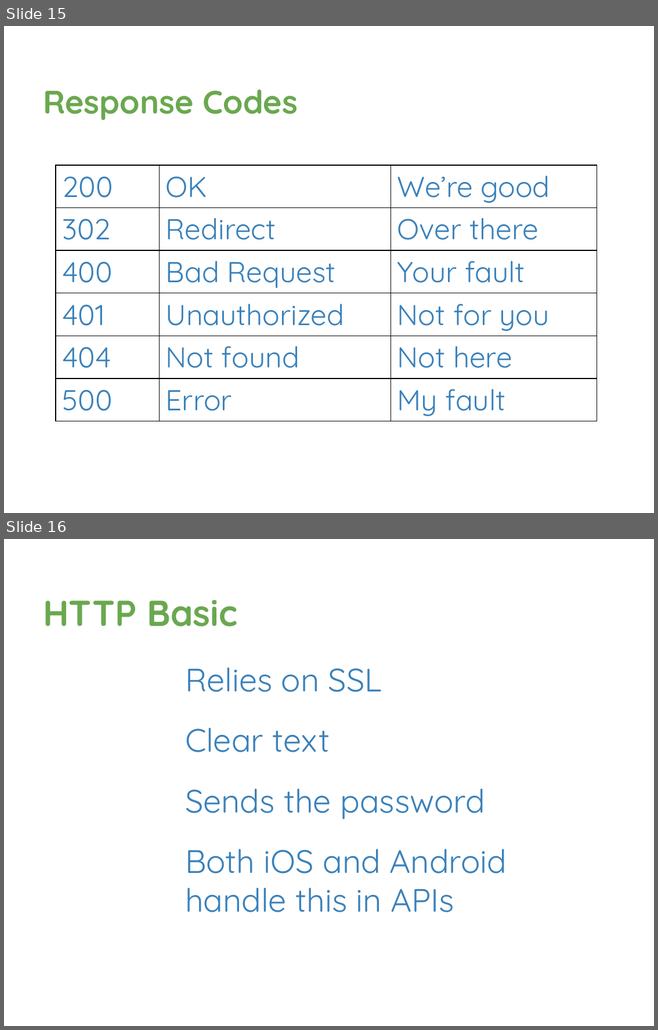
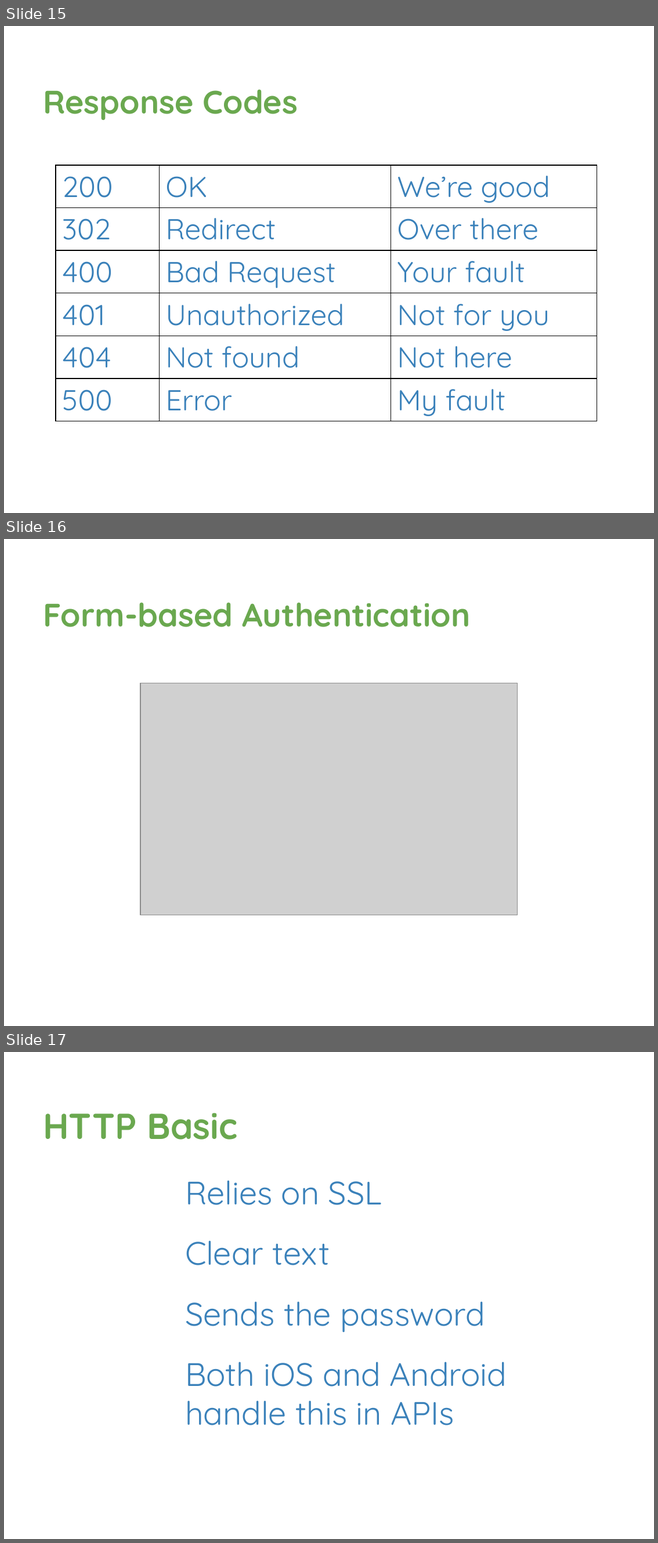
Before and after one commit to davetrux/gdgmidevfest-2017, a slide deck: MobileAuthWebWorld.pptx. Shown one above the other, each under a label of ours: slides 15 and 16 before the commit, slides 15, 16 and 17 after it. The pictures are 658x1030 and 658x1543 pixels, drawn with LibreOffice and Linux fonts; fonts in the diff are those of the drawing; grey boxes stand for pictures; background and template pictures are left out. Boxes give left, top, right and bottom in pixels: in the first picture for what was removed or moved away, otherwise in the second. Text is boxed around its words. In the diff, an @@ line names an element or a change of style, - is before the commit and + after.

```diff
--- a/MobileAuthWebWorld.pptx
+++ b/MobileAuthWebWorld.pptx
@@ slide 16 added at [4,539,654,1026], background picture (left out) @@
@@ title added at [43,602,470,627], 36 pt, text #6AA84F, bold @@
+Form-based Authentication
@@ picture added at [140,683,517,915] @@
@@ what was slide 16 is now slide 17 @@
```
Also in this commit, not shown: 2 slides changed.
